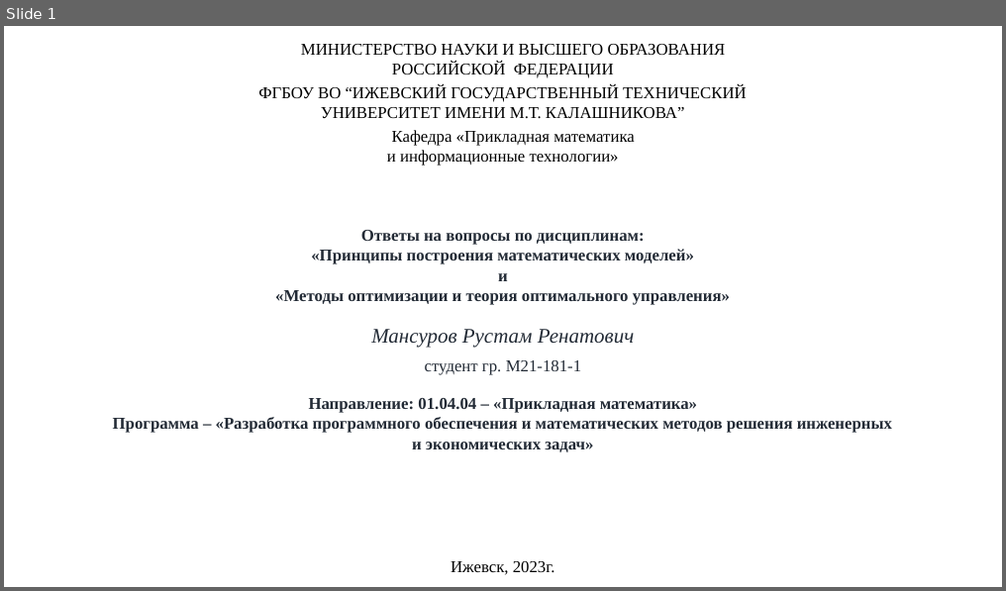
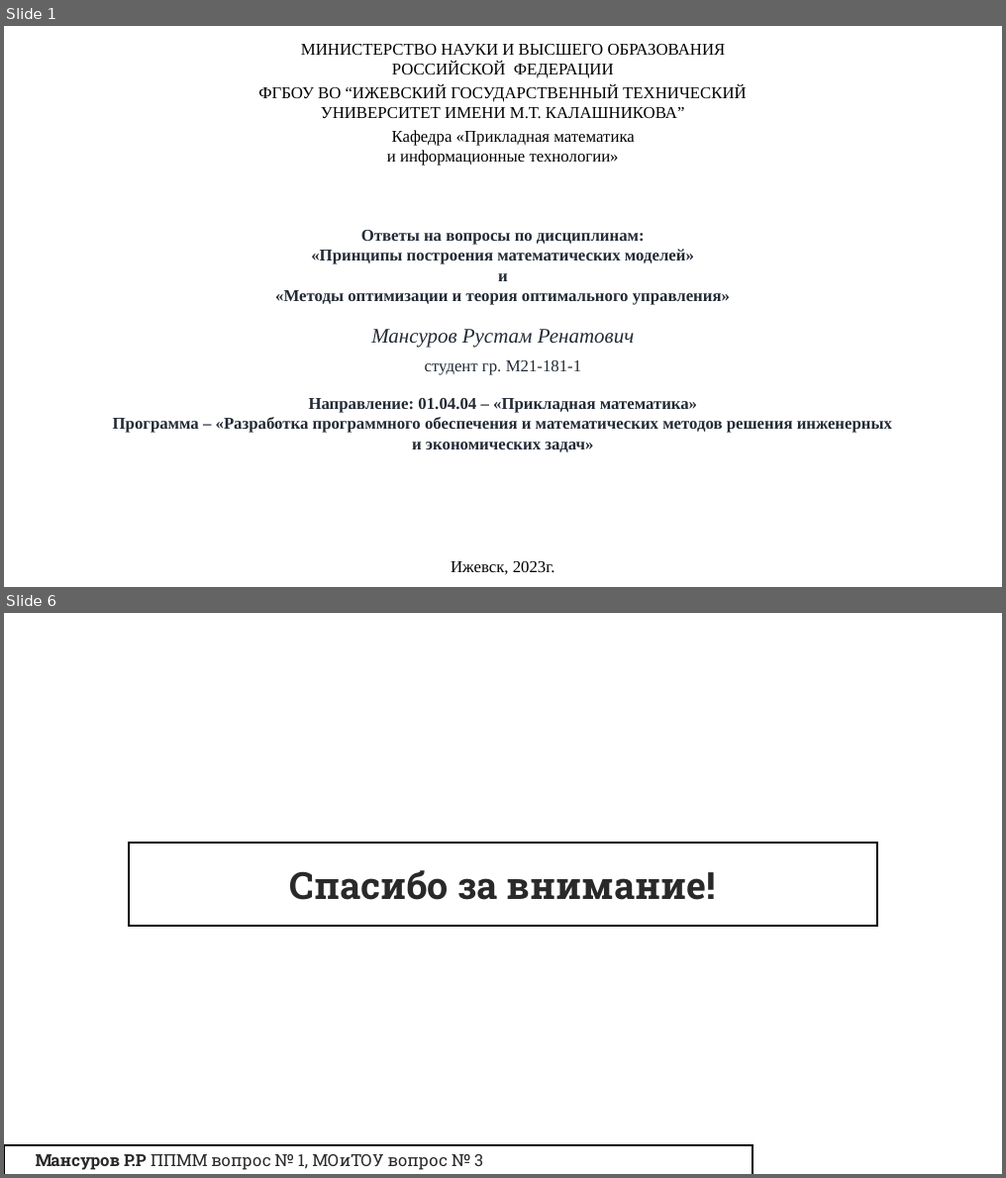
Before and after one commit to rustam-mansurov/cats, a slide deck: Домашнее задание Мансуров.pptx. Shown one above the other, each under a label of ours: slide 1 before the commit, slides 1 and 6 after it; the slides between them are not shown. The pictures are 1006x591 and 1006x1178 pixels, drawn with LibreOffice and Linux fonts; fonts in the diff are those of the drawing. Boxes give left, top, right and bottom in pixels: in the first picture for what was removed or moved away, otherwise in the second. Text is boxed around its words. In the diff, an @@ line names an element or a change of style, - is before the commit and + after.

```diff
--- a/Домашнее задание Мансуров.pptx
+++ b/Домашнее задание Мансуров.pptx
@@ slide 6 added at box(4, 613, 1002, 1174), background #FFFFFF @@
@@ rectangle added at box(129, 843, 877, 926), fill #FFFFFF, outline #000000 1 pt, 27 pt, text #292929, bold @@
+Спасибо за внимание!
@@ rectangle added at box(4, 1146, 752, 1174), fill #FFFFFF, outline #000000 1 pt, 12 pt, text #292929 @@
+Мансуров Р.Р ППММ вопрос № 1, МОиТОУ вопрос № 3
```
Also in this commit, not shown: 4 slides changed, 3 other files.
